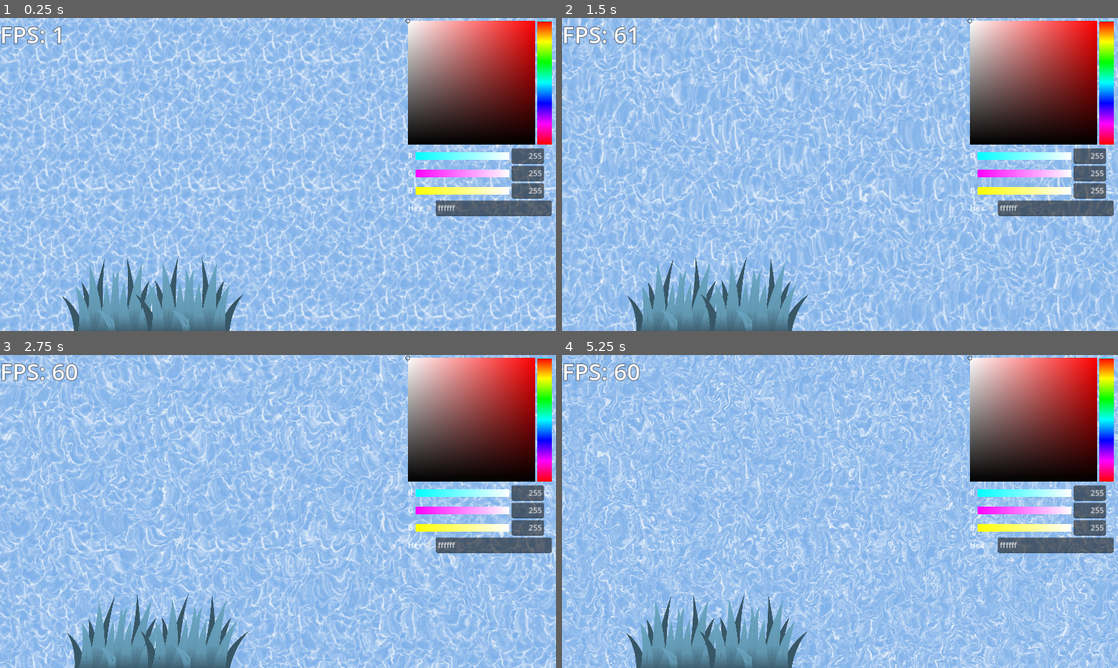
Above: before the commit, frames 1-4 (two rows, left to right).
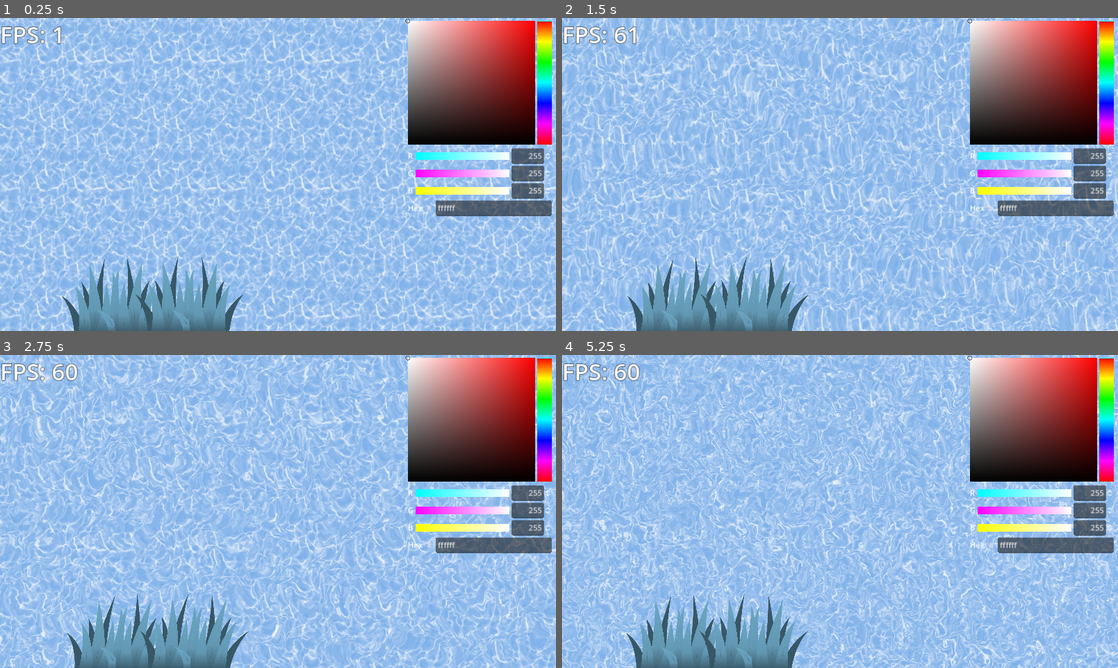
Above: after the commit, the same moments.

Repository: fj0lverkr/water-shader-test
Game: Godot game, scene res://scenes/main/main.tscn
The game is run twice, just before and just after one commit, with the same random seed, the same clock (stepped at 60 frames per second) and the same inputs.
Inputs:
- Up to frame 1 (0.25 s): no input
- Up to frame 2 (1.5 s): no input
- Up to frame 3 (2.75 s): no input
- Up to frame 4 (5.25 s): no input

The runs differ from the first frame. In frame 1, 3.7% of the frame differs, in the area x 0-100%, y 0-100%; in frame 2, 24%; in frame 3, 25%; in frame 4, 27%.

Commit message:
try to get the noise to show correctly in the editor

Diff:
--- a/scenes/water/water_noise.gd
+++ b/scenes/water/water_noise.gd
@@ -64,6 +64,7 @@
 	noise_texture.height = texture.get_height() * scale.y
 	print("w:%s h:%s" % [noise_texture.width, noise_texture.height])
 	noise_texture.noise = FastNoiseLite.new()
+	noise_texture.seamless = true
 	await texture.changed
 	material.set_shader_parameter(NOISE, noise_texture)
 
@@ -73,4 +74,6 @@
 	noise_texture.width = texture.get_width() * scale.x
 	noise_texture.height = texture.get_height() * scale.y
 	print("w:%s h:%s" % [noise_texture.width, noise_texture.height])
-	#material.set_shader_parameter(NOISE, noise_texture)
+	noise_texture.seamless = true
+	await texture.changed
+	material.set_shader_parameter(NOISE, noise_texture)
--- a/scenes/water/water_noise_texture.tres
+++ b/scenes/water/water_noise_texture.tres
@@ -6,4 +6,5 @@
 [resource]
 width = 1174
 height = 660
+seamless = true
 noise = SubResource("FastNoiseLite_hvlcv")
